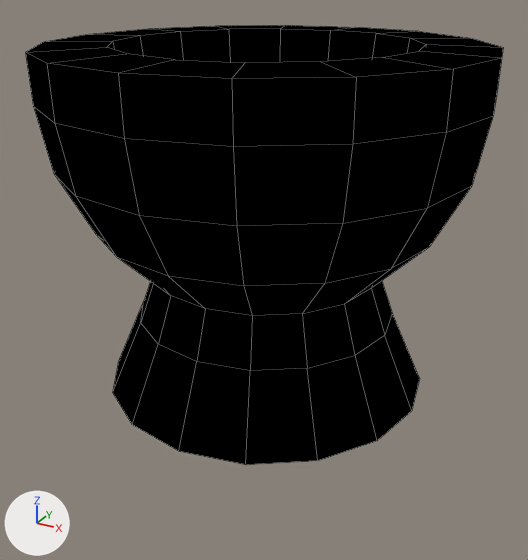
Two versions of the Blender file assets/plot_developments/ZibHolder.blend, one commit apart.
The view is the same before and after, from a 50 mm camera at (2.14, -3.91, 2.55) aimed at (0.06, -0.14, 0.67). The axes (+X, +Y, +Z) are drawn at lower left. The lights are the same throughout. Mesh edges are drawn as thin lines.

Names of what the first picture shows: 'ZibHolder'.
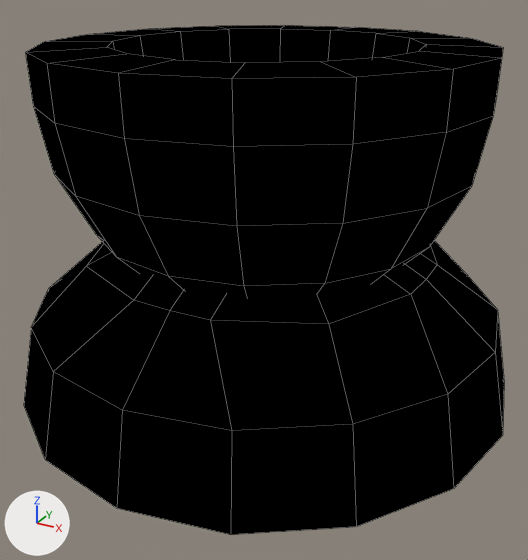
Pixel boxes (x1, y1, x2, y2) of what changed, in the pictures (528 x 560 px):
```json
{"object": "ZibHolderAdder", "change": "added", "after": [24, 240, 504, 535], "on screen": "black", "faces in mat_material_002 (grey #808080)": [24, 240, 504, 535], "faces in mat_material_001 (white #ffffff)": [134, 254, 437, 320]}
```

Edits to the scene script, one JSON object a line:
```json
{"op": "add", "block": "me_sphere", "code": ["me_sphere = bpy.data.meshes.new('Sphere')", "me_sphere.from_pydata(...)  # 81 vertices, 89 faces; spans x -1.5..1.5, y -1.5..1.5, z 0.0..1.0", "# faces by material slot: [49, 40]", "me_sphere.materials.append(mat_material_002)  # grey #808080", "me_sphere.materials.append(mat_material_001)  # white #ffffff", "me_sphere.materials.append(mat_material_003)  # black #000000"]}
{"op": "add", "block": "ob_zibholderadder", "code": ["ob_zibholderadder = bpy.data.objects.new('ZibHolderAdder', me_sphere)", "ob_zibholderadder.location = (0.0, 0.0, 0.0)", "_m = ob_zibholderadder.modifiers.new('Solidify', 'SOLIDIFY')", "_m.thickness = -0.15", "_m.material_offset = 999", "_m.use_quality_normals = True", "_m.use_flip_normals = True"]}
```
